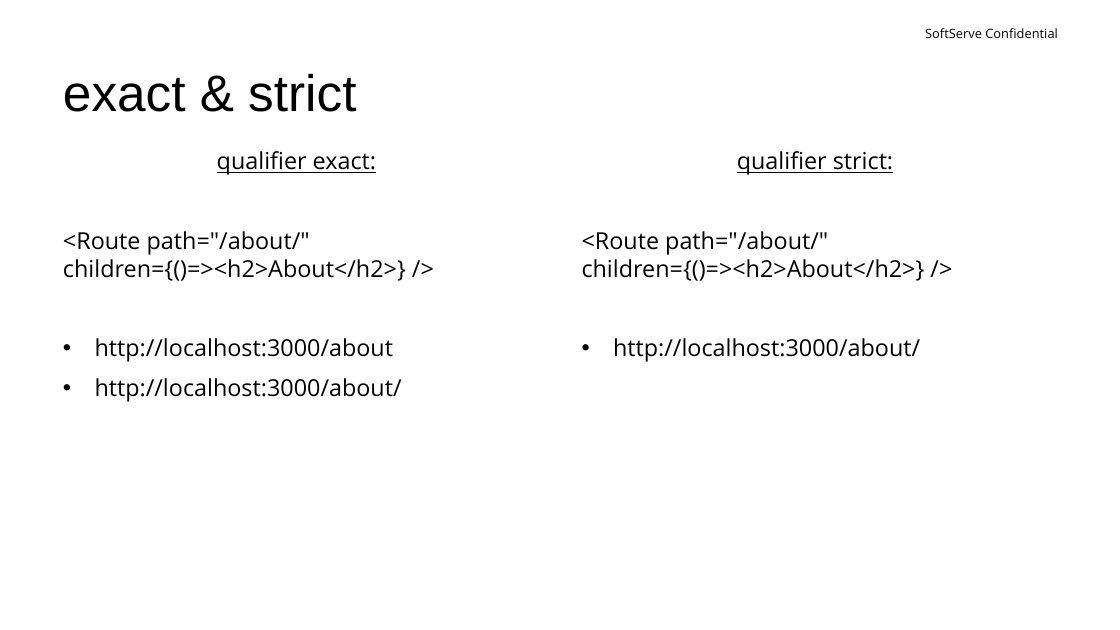
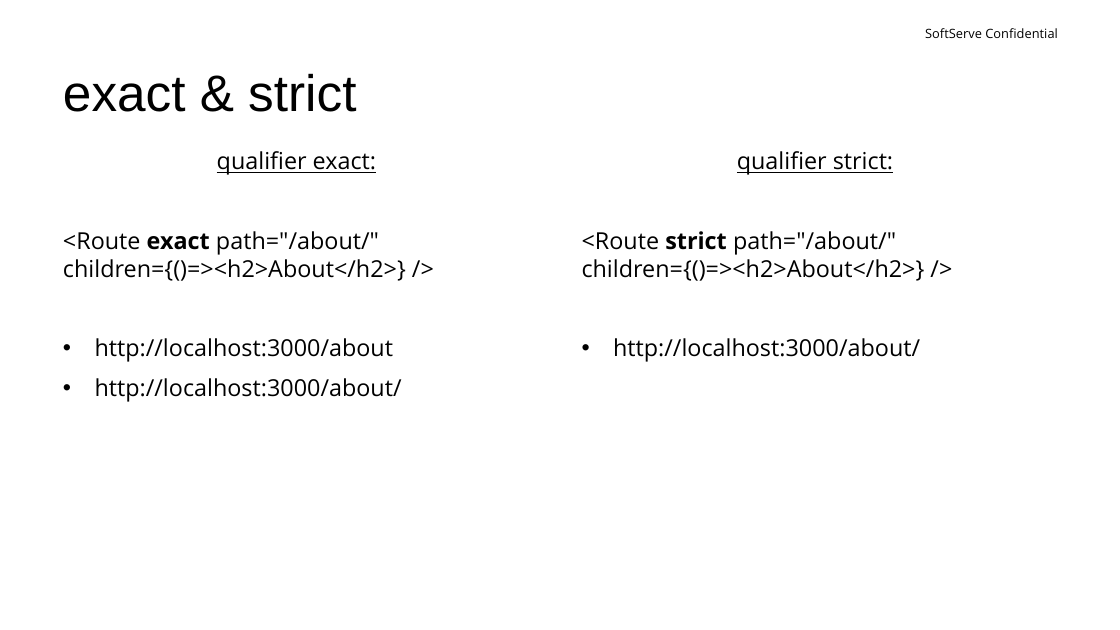
Before and after one commit to IhorKalyta/Presentation, a slide deck: slide 28 of ReactIntro.pptx. Drawn at 1120x630 pixels with LibreOffice and Linux fonts; fonts in the diff are those of the drawing; background and template pictures are left out. Boxes give left, top, right and bottom in pixels: in the first picture for what was removed or moved away, otherwise in the second. Text is boxed around its words. In the diff, an @@ line names an element or a change of style, - is before the commit and + after.

Commit message:
React Intro presentation

```diff
--- a/ReactIntro.pptx
+++ b/ReactIntro.pptx
@@ text at <box>63,231,406,281</box>: text changed @@
-<Route path="/about/" children={()=><h2>About</h2>} />
+<Route exact path="/about/" children={()=><h2>About</h2>} />
@@ text at <box>582,231,925,281</box>: text changed @@
-<Route path="/about/" children={()=><h2>About</h2>} />
+<Route strict path="/about/" children={()=><h2>About</h2>} />
```
